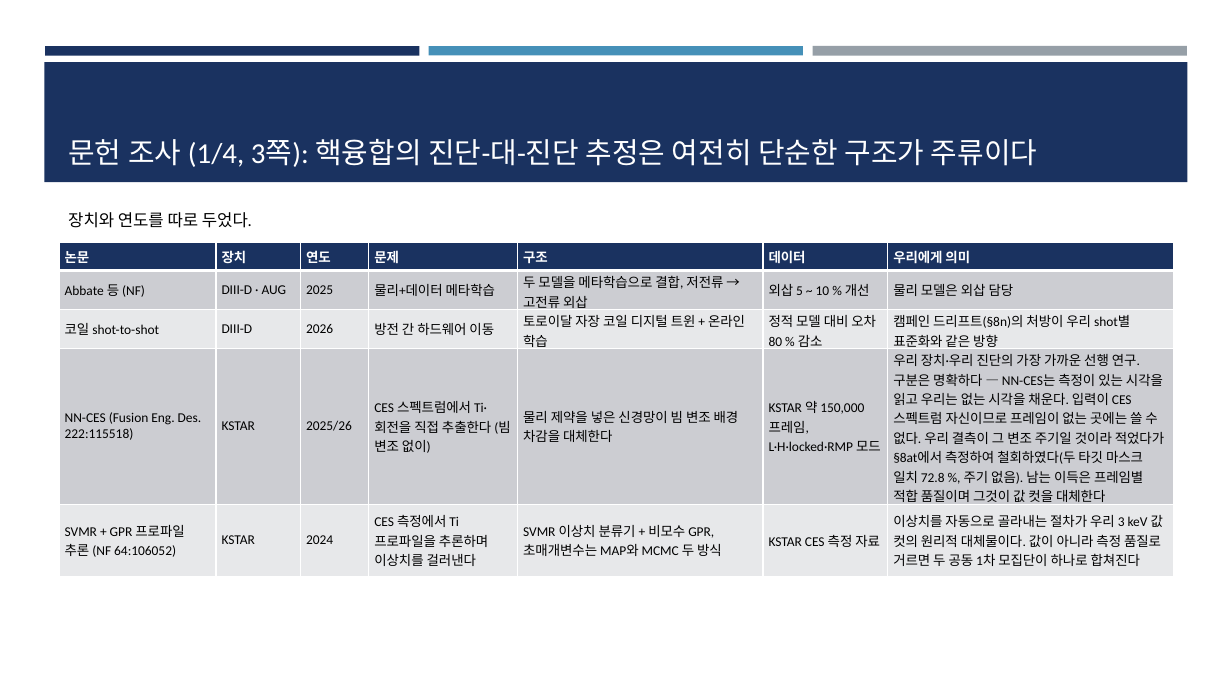
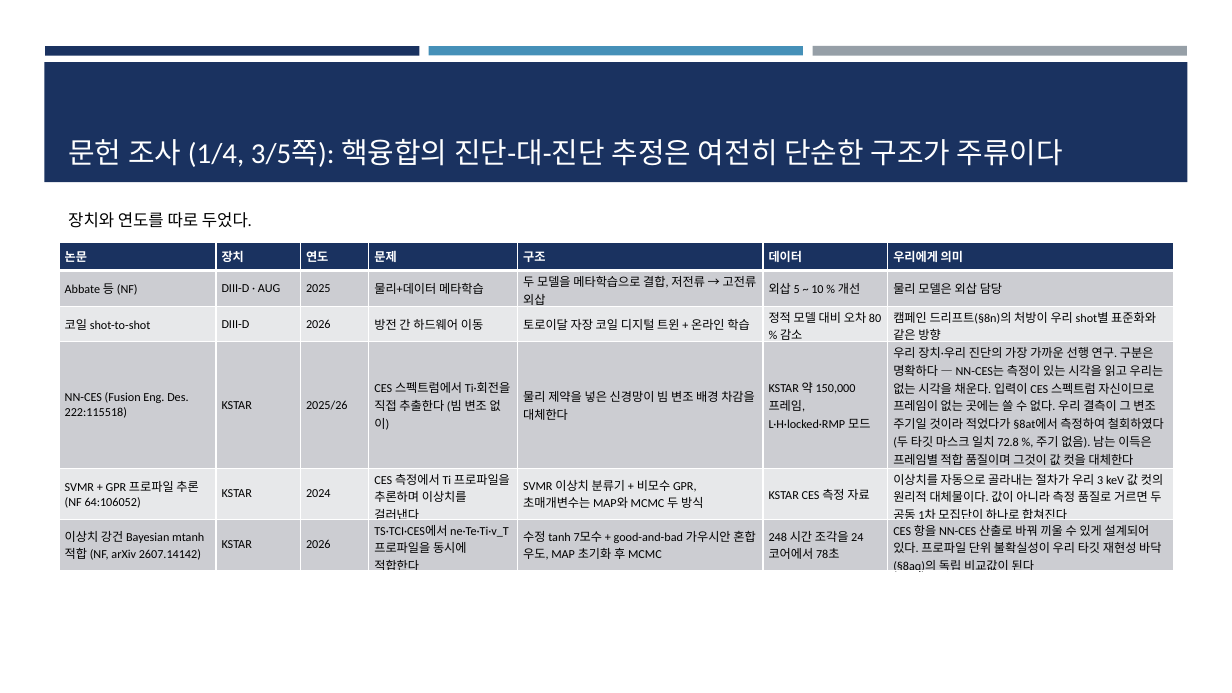
Before and after one commit to iseungsang01/ml-intern-revision, a slide deck: slide 58 of docs/presentation/KSTAR_CES_졸논정리_논문흐름.pptx. Drawn at 1232x693 pixels with LibreOffice and Linux fonts; fonts in the diff are those of the drawing. Boxes give left, top, right and bottom in pixels: in the first picture for what was removed or moved away, otherwise in the second. Text is boxed around its words. In the diff, an @@ line names an element or a change of style, - is before the commit and + after.

```diff
--- a/docs/presentation/KSTAR_CES_졸논정리_논문흐름.pptx
+++ b/docs/presentation/KSTAR_CES_졸논정리_논문흐름.pptx
@@ title at [68,139,1063,167]: text changed @@
-문헌 조사 (1/4, 3쪽): 핵융합의 진단-대-진단 추정은 여전히 단순한 구조가 주류이다
+문헌 조사 (1/4, 3/5쪽): 핵융합의 진단-대-진단 추정은 여전히 단순한 구조가 주류이다
@@ table at [59,243,1174,578] @@
+row 6: 이상치 강건 Bayesian mtanh 적합 (NF, arXiv 2607.14142) | KSTAR | 2026 | TS·TCI·CES에서 ne·Te·Ti·v_T 프로파일을 동시에 적합한다 | 수정 tanh 7모수 + good-and-bad 가우시안 혼합 우도, MAP 초기화 후 MCMC | 248 시간 조각을 24코어에서 78초 | CES 항을 NN-CES 산출로 바꿔 끼울 수 있게 설계되어 있다. 프로파일 단위 불확실성이 우리 타깃 재현성 바닥(§8aq)의 독립 비교값이 된다
```
Also in this commit, not shown: 5 other slides changed, 1 slide added, 10 other files.
